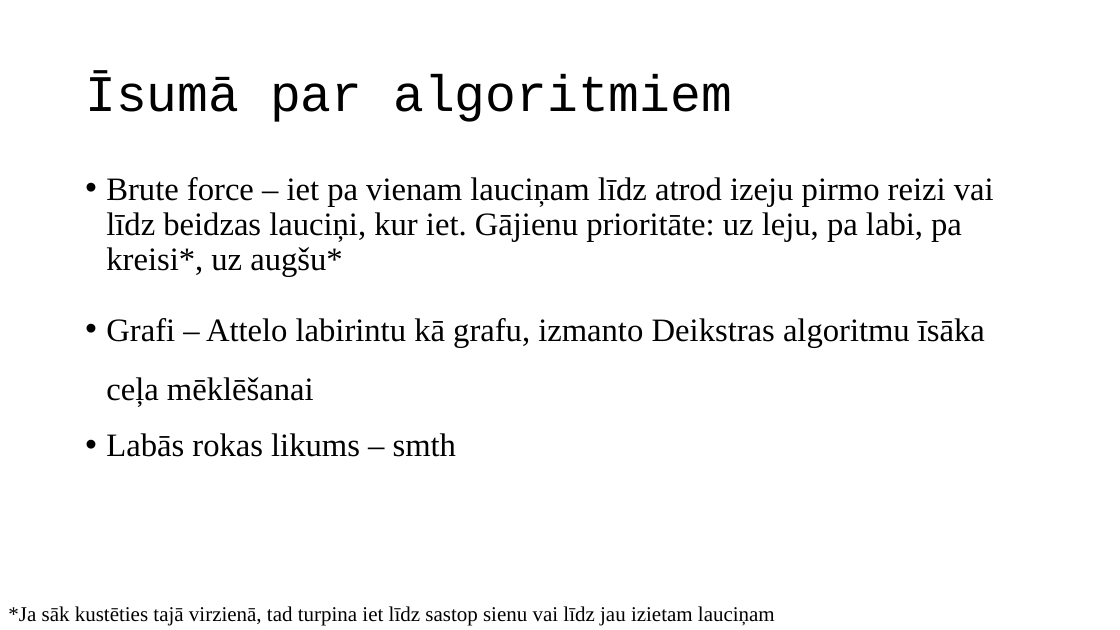
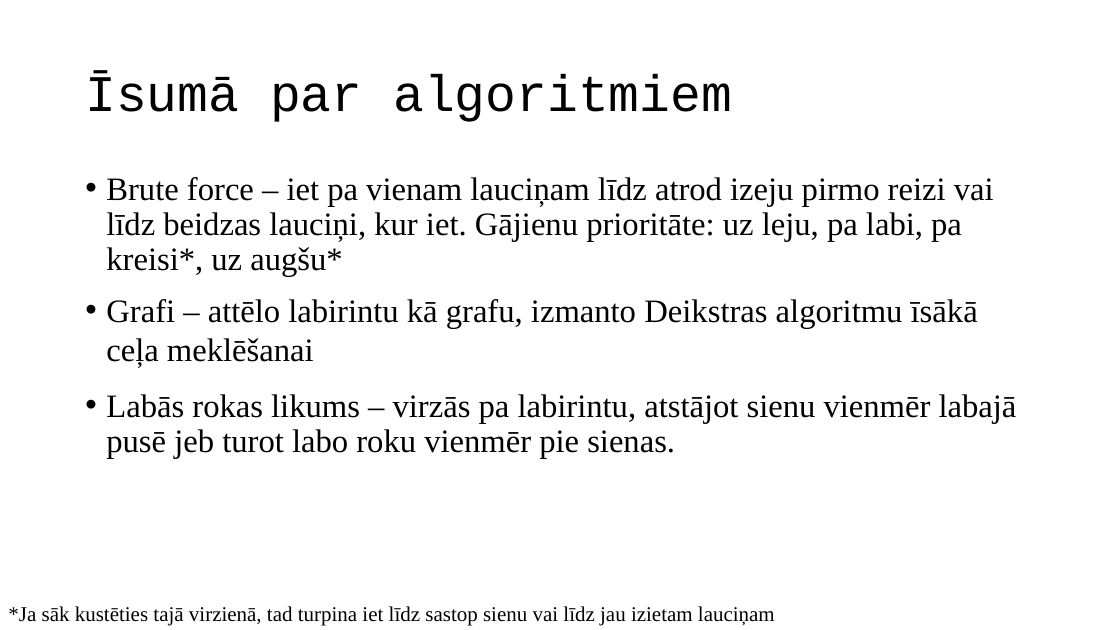
Before and after one commit to petrgabuniia/labirint, a slide deck: slide 2 of POGramētāji.pptx. Drawn at 1120x630 pixels with LibreOffice and Linux fonts; fonts in the diff are those of the drawing; background and template pictures are left out. Boxes give left, top, right and bottom in pixels: in the first picture for what was removed or moved away, otherwise in the second. Text is boxed around its words. In the diff, an @@ line names an element or a change of style, - is before the commit and + after.

```diff
--- a/POGramētāji.pptx
+++ b/POGramētāji.pptx
@@ text at <box>106,299,1017,458</box>: text changed @@
-• Grafi – Attelo labirintu kā grafu, izmanto Deikstras algoritmu īsāka ceļa mēklēšanai
-• Labās rokas likums – smth
+• Grafi – attēlo labirintu kā grafu, izmanto Deikstras algoritmu īsākā ceļa meklēšanai
+• Labās rokas likums – virzās pa labirintu, atstājot sienu vienmēr labajā pusē jeb turot labo roku vienmēr pie sienas.
```
Also in this commit, not shown: 3 other slides changed.
